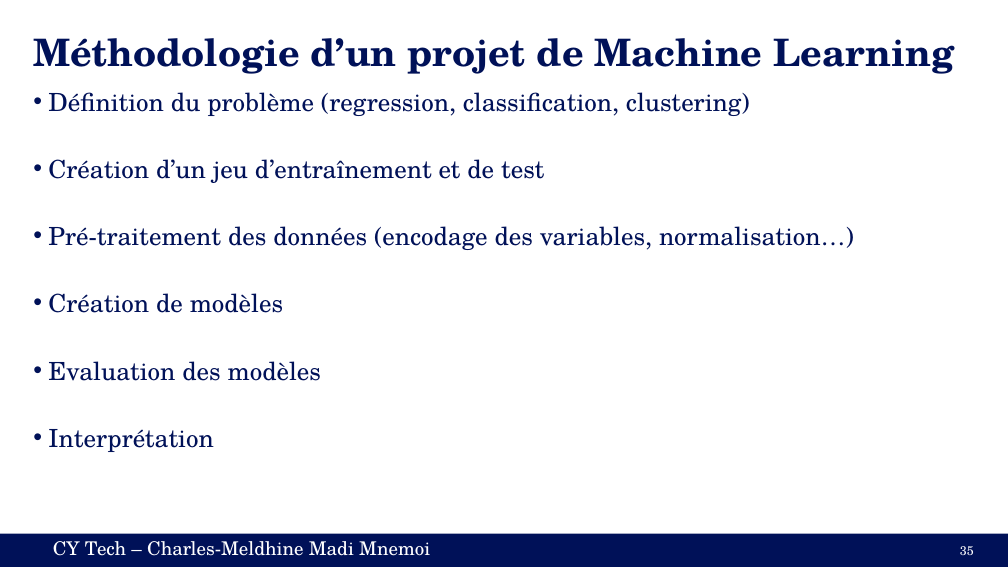
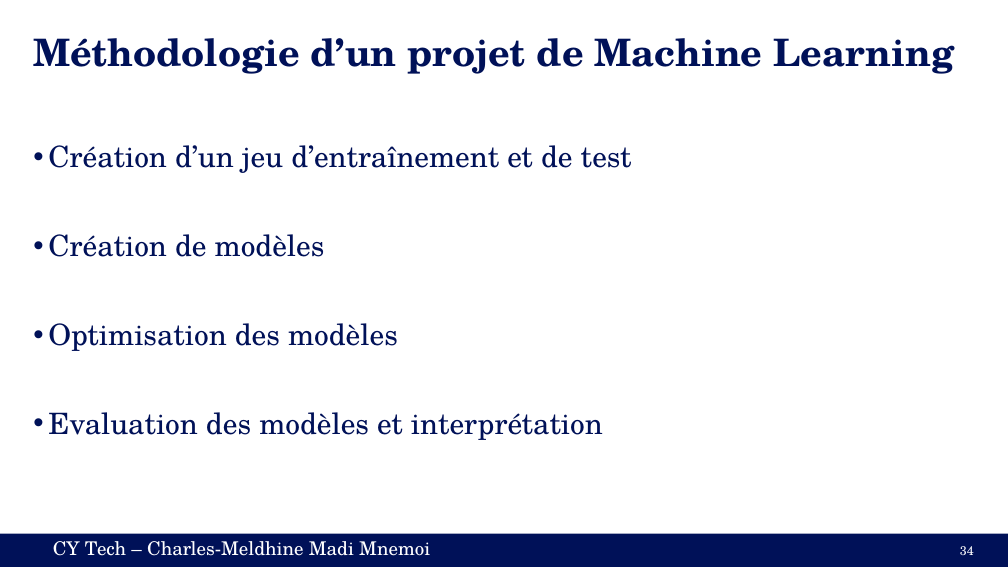
Before and after one commit to cmnemoi/cytech_sparks, a slide deck: slide 34 of presentation.pptx (slide 35 before the commit). Drawn at 1008x567 pixels with LibreOffice and Linux fonts; fonts in the diff are those of the drawing. Boxes give left, top, right and bottom in pixels: in the first picture for what was removed or moved away, otherwise in the second. Text is boxed around its words. In the diff, an @@ line names an element or a change of style, - is before the commit and + after.

```diff
--- a/presentation.pptx
+++ b/presentation.pptx
@@ text at [48,92,750,116]: paragraph removed @@
-• Définition du problème (regression, classification, clustering)
@@ text at [48,145,632,257]: size 23.8 to 28 pt in "Création d’un jeu d’entraînement et de test", "Création de modèles"; line spacing 0.7 to 0.9 @@
@@ text at [48,226,854,250]: paragraph removed @@
-• Pré-traitement des données (encodage des variables, normalisation…)
@@ text at [48,323,603,440]: text changed; size 23.8 to 28 pt @@
-• Evaluation des modèles
-• Interprétation
+• Optimisation des modèles
+• Evaluation des modèles et interprétation
@@ page number at [960,546,974,555]: text changed @@
-35
+34
```
Also in this commit, not shown: 12 other slides changed, 3 slides added, 1 slide removed, 4 other files.
